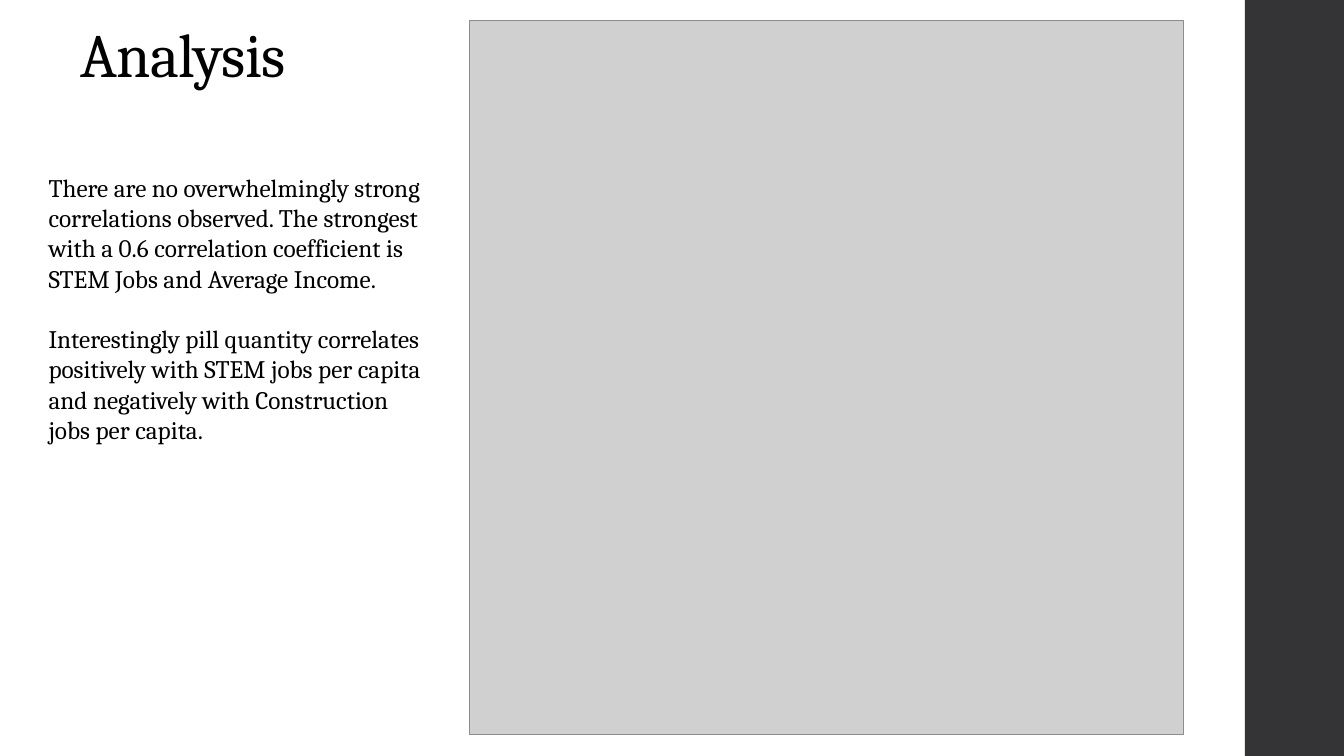
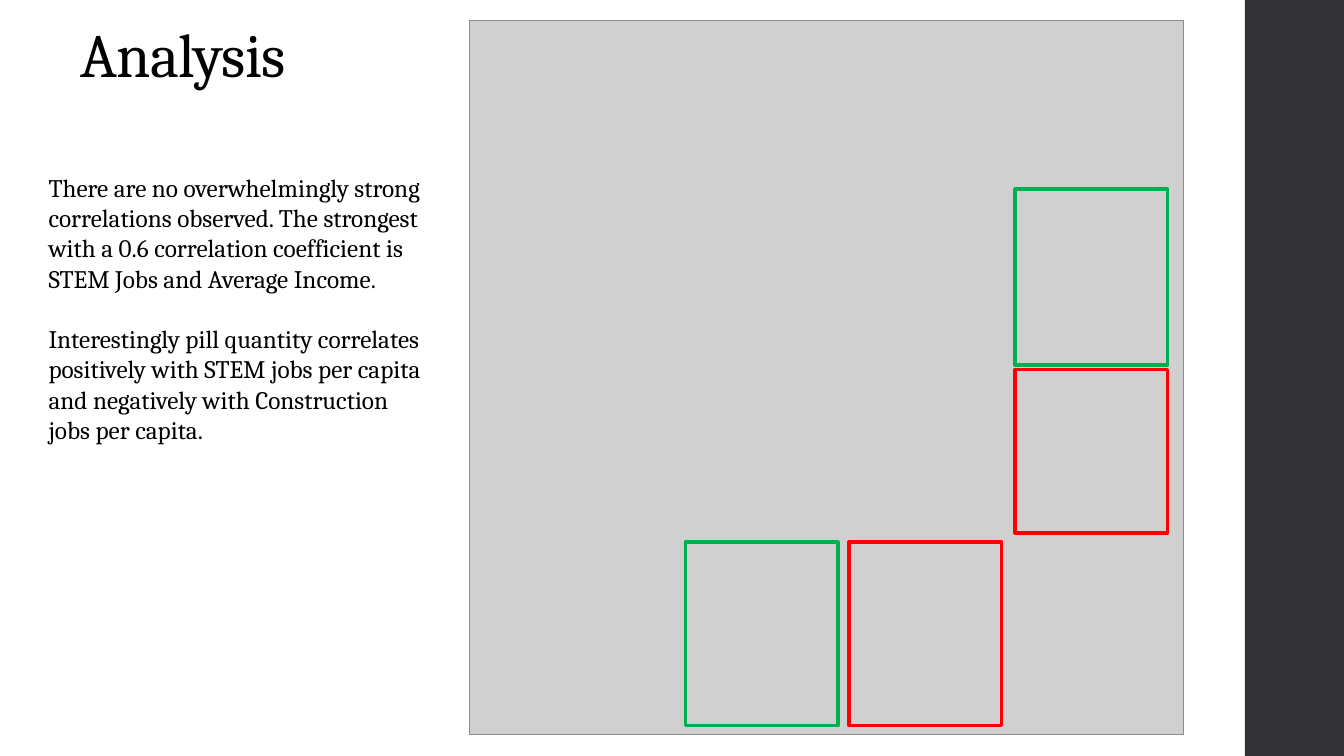
Before and after one commit to wtcarnes/Project-7-, a slide deck: slide 11 of Digging into the DEA.pptx (slide 9 before the commit). Drawn at 1344x756 pixels with LibreOffice and Linux fonts; fonts in the diff are those of the drawing; grey boxes stand for pictures. Boxes give left, top, right and bottom in pixels: in the first picture for what was removed or moved away, otherwise in the second. Text is boxed around its words. In the diff, an @@ line names an element or a change of style, - is before the commit and + after.

```diff
--- a/Digging into the DEA.pptx
+++ b/Digging into the DEA.pptx
@@ rectangle added at [1015,190,1168,365], outline #00B050 2.5 pt @@
@@ rectangle added at [1015,369,1168,532], outline #FF0000 2.5 pt @@
@@ rectangle added at [686,542,838,726], outline #00B050 2.5 pt @@
@@ rectangle added at [849,542,1001,726], outline #FF0000 2.5 pt @@
```
Also in this commit, not shown: 3 other slides changed, 2 slides added.
